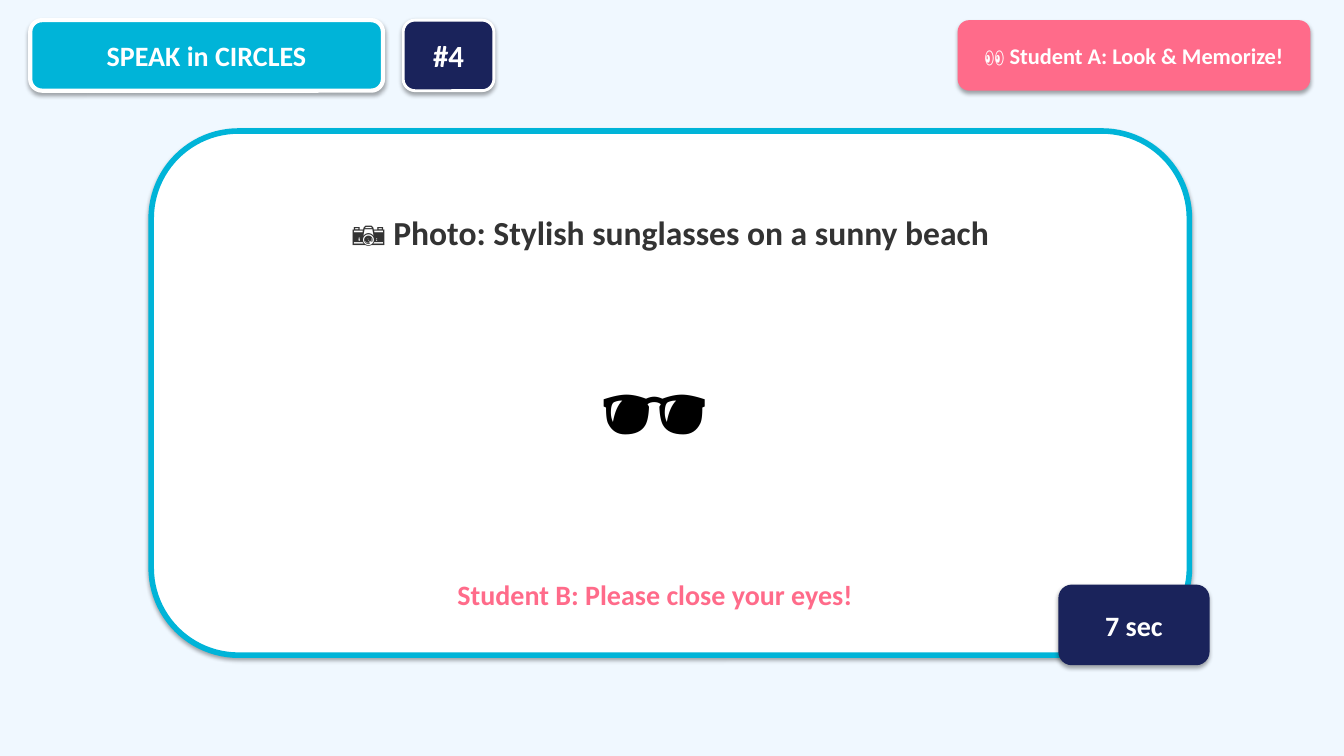
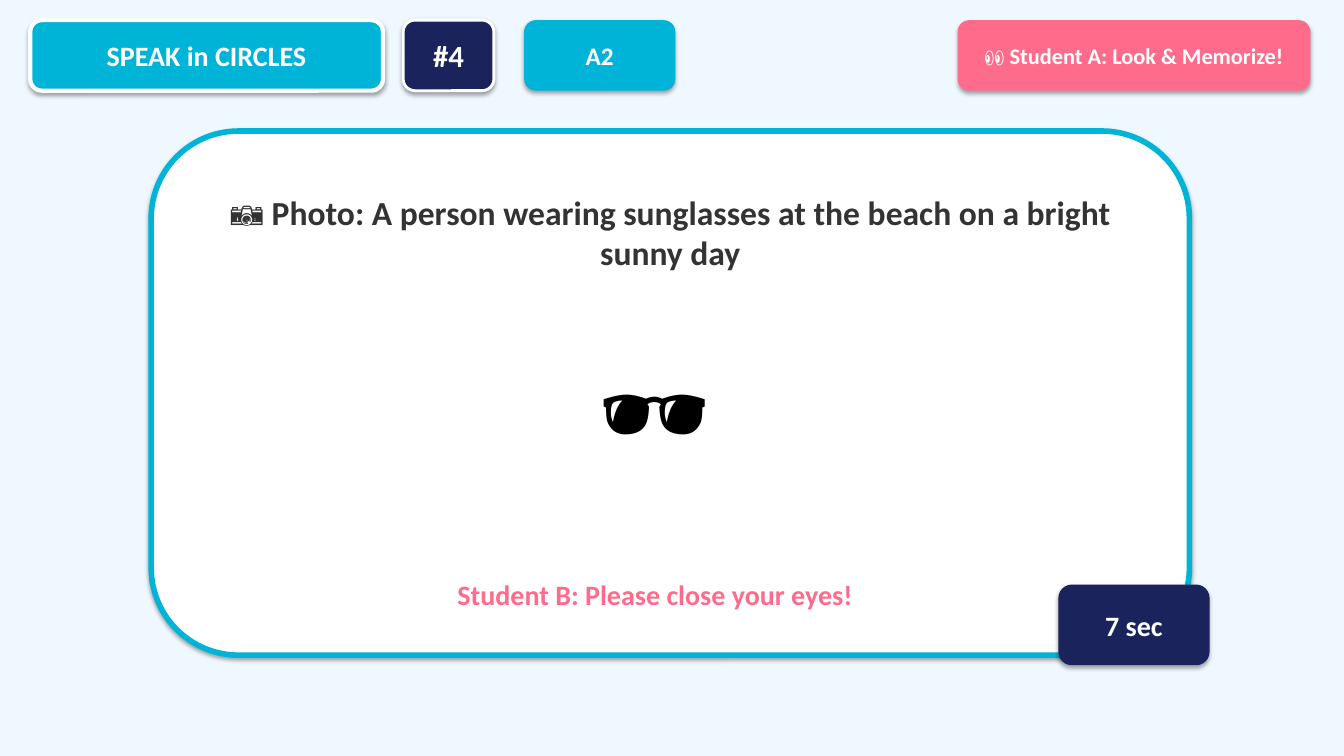
Before and after one commit to macsa2ki25-eng/SpecialAigent, a slide deck: slide 11 of Speak_in_Circles_Activity.pptx. Drawn at 1344x756 pixels with LibreOffice and Linux fonts; fonts in the diff are those of the drawing. Boxes give left, top, right and bottom in pixels: in the first picture for what was removed or moved away, otherwise in the second. Text is boxed around its words. In the diff, an @@ line names an element or a change of style, - is before the commit and + after.

```diff
--- a/Speak_in_Circles_Activity.pptx
+++ b/Speak_in_Circles_Activity.pptx
@@ rounded rectangle added at box(524, 20, 676, 91), fill #00B4D8, 18 pt, text #FFFFFF, bold @@
+A2
@@ text at box(272, 201, 1110, 271): text changed @@
-📷 Photo: Stylish sunglasses on a sunny beach
+📷 Photo: A person wearing sunglasses at the beach on a bright sunny day
```
Also in this commit, not shown: 30 other slides changed, 1 other file.
